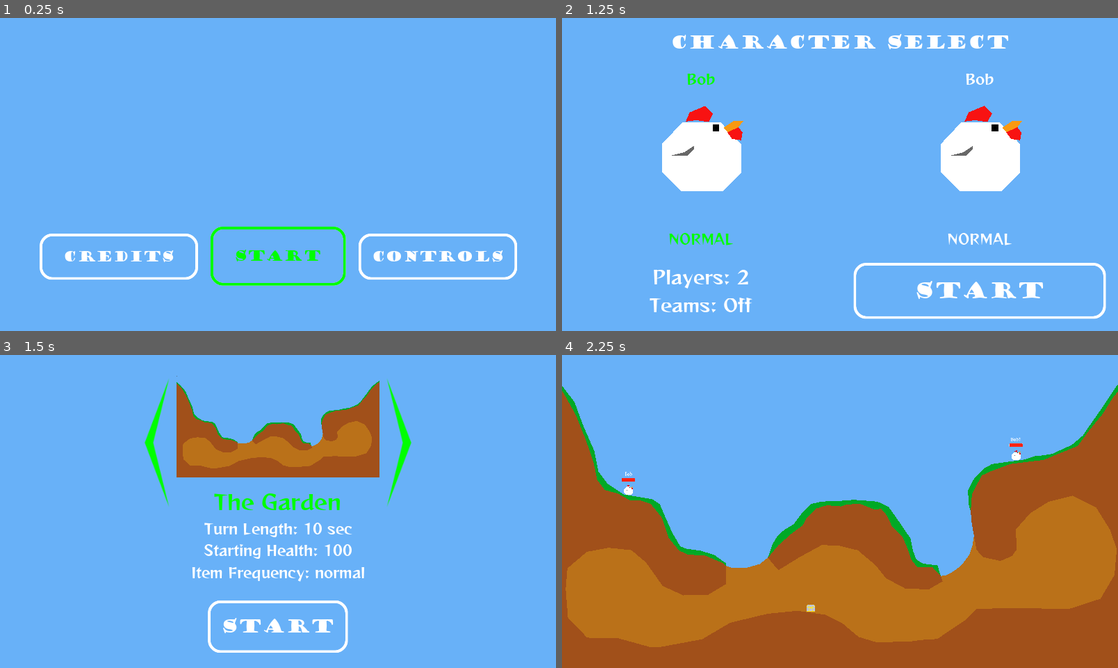
Above: before the commit, frames 1-4 (two rows, left to right).
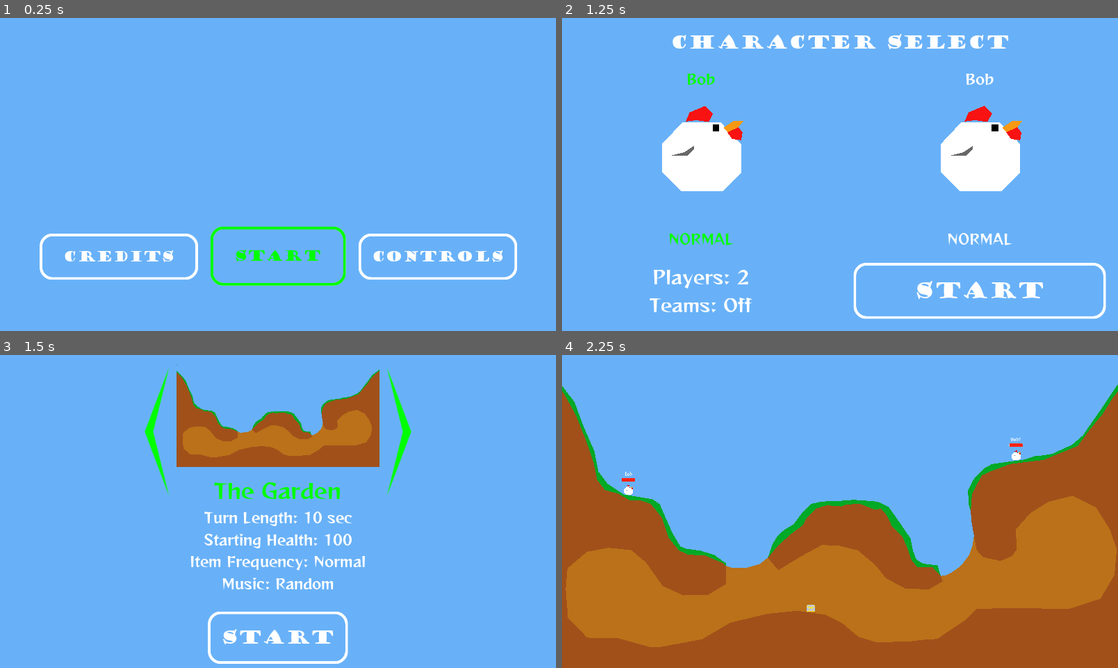
Above: after the commit, the same moments.

Repository: Athakaspen/NotWorms
Game: Godot game, scene res://MainScenes/MainMenu.tscn
The game is run twice, just before and just after one commit, with the same random seed, the same clock (stepped at 60 frames per second) and the same inputs.
Inputs:
- Up to frame 1 (0.25 s): no input
- Up to frame 2 (1.25 s): click "Start" at 0.5 s
- Up to frame 3 (1.5 s): click "Start" at 1.25 s
- Up to frame 4 (2.25 s): click "Start" at 2 s

Frames 1-2 are identical in both runs. In frame 3, 11% of the frame differs, in the area x 26-74%, y 3-99%; in frame 4, nothing differs.

Commit message:
added music

Diff:
--- a/MainScenes/MapMenu.tscn
+++ b/MainScenes/MapMenu.tscn
@@ -26,15 +26,15 @@
 alignment = 1
 
 [node name="MapSelect" parent="VBoxContainer" instance=ExtResource( 6 )]
-margin_top = 51.0
-margin_bottom = 560.0
+margin_top = 14.0
+margin_bottom = 523.0
 focus_neighbour_top = NodePath("../StartButton")
 alignment = 1
 
 [node name="TurnLength" type="Label" parent="VBoxContainer"]
-margin_top = 564.0
+margin_top = 527.0
 margin_right = 1920.0
-margin_bottom = 634.0
+margin_bottom = 597.0
 focus_mode = 2
 custom_fonts/font = SubResource( 1 )
 text = "Turn Length"
@@ -46,9 +46,9 @@
 can_loop = false
 
 [node name="Health" type="Label" parent="VBoxContainer"]
-margin_top = 638.0
+margin_top = 601.0
 margin_right = 1920.0
-margin_bottom = 708.0
+margin_bottom = 671.0
 custom_fonts/font = SubResource( 1 )
 text = "Starting Health"
 align = 1
@@ -59,29 +59,41 @@
 can_loop = false
 
 [node name="ChestFreq" type="Label" parent="VBoxContainer"]
-margin_top = 712.0
+margin_top = 675.0
 margin_right = 1920.0
-margin_bottom = 782.0
+margin_bottom = 745.0
 custom_fonts/font = SubResource( 1 )
 text = "Item Frequency"
 align = 1
 script = ExtResource( 2 )
 option_id = "chest_freq"
 default_index = 1
-choice_list = [ "rare", "normal", "max" ]
+choice_list = [ "Rare", "Normal", "Max" ]
 can_loop = false
 
+[node name="Music" type="Label" parent="VBoxContainer"]
+margin_top = 749.0
+margin_right = 1920.0
+margin_bottom = 819.0
+custom_fonts/font = SubResource( 1 )
+text = "Music"
+align = 1
+script = ExtResource( 2 )
+option_id = "music_track"
+default_index = 1
+choice_list = [ "None", "Random", "Ouroboros", "Raving Energy", "Robobozo", "Rollin at 5" ]
+
 [node name="Spacer" type="Control" parent="VBoxContainer"]
-margin_top = 786.0
+margin_top = 823.0
 margin_right = 1920.0
-margin_bottom = 836.0
+margin_bottom = 873.0
 rect_min_size = Vector2( 0, 50 )
 
 [node name="StartButton" type="Button" parent="VBoxContainer"]
 margin_left = 709.0
-margin_top = 840.0
+margin_top = 877.0
 margin_right = 1210.0
-margin_bottom = 1029.0
+margin_bottom = 1066.0
 focus_neighbour_bottom = NodePath("../MapSelect")
 size_flags_horizontal = 4
 theme = ExtResource( 5 )
@@ -92,4 +104,5 @@
 [connection signal="value_changed" from="VBoxContainer/TurnLength" to="." method="_on_TurnLength_value_changed"]
 [connection signal="value_changed" from="VBoxContainer/Health" to="." method="_on_Health_value_changed"]
 [connection signal="value_changed" from="VBoxContainer/ChestFreq" to="." method="_on_ChestFreq_value_changed"]
+[connection signal="value_changed" from="VBoxContainer/Music" to="." method="_on_Music_value_changed"]
 [connection signal="pressed" from="VBoxContainer/StartButton" to="." method="_on_StartButton_pressed"]
--- /dev/null
+++ b/MainScenes/Music.tscn
@@ -0,0 +1,26 @@
+[gd_scene load_steps=6 format=2]
+
+[ext_resource path="res://Scripts/Menu/Music.gd" type="Script" id=1]
+[ext_resource path="res://SFX/Music/Robobozo.mp3" type="AudioStream" id=2]
+[ext_resource path="res://SFX/Music/Rollin at 5.mp3" type="AudioStream" id=3]
+[ext_resource path="res://SFX/Music/Ouroboros.mp3" type="AudioStream" id=4]
+[ext_resource path="res://SFX/Music/Raving Energy.mp3" type="AudioStream" id=5]
+
+[node name="MusicPlayer" type="Node"]
+script = ExtResource( 1 )
+
+[node name="Robobozo" type="AudioStreamPlayer" parent="."]
+stream = ExtResource( 2 )
+volume_db = -4.0
+
+[node name="Raving Energy" type="AudioStreamPlayer" parent="."]
+stream = ExtResource( 5 )
+volume_db = -3.0
+
+[node name="Ouroboros" type="AudioStreamPlayer" parent="."]
+stream = ExtResource( 4 )
+volume_db = -5.0
+
+[node name="Rollin at 5" type="AudioStreamPlayer" parent="."]
+stream = ExtResource( 3 )
+volume_db = 4.0
--- a/Scripts/Menu/MapMenu.gd
+++ b/Scripts/Menu/MapMenu.gd
@@ -34,3 +34,13 @@
 
 func _on_MapSelect_map_changed(new_path):
 	map_path = new_path
+
+
+func _on_Music_value_changed(new_value):
+	MatchInfo.music_track = new_value
+	# Preview
+	if new_value == "Random":
+		pass
+	else:
+		Music.stop_music()
+		Music.start_music(new_value)
--- /dev/null
+++ b/Scripts/Menu/Music.gd
@@ -0,0 +1,25 @@
+extends Node
+
+
+
+# Called when the node enters the scene tree for the first time.
+func _ready():
+	start_music("Ouroboros")
+
+func start_music(track:String):
+	get_node(track).playing = true
+
+func start_random_music():
+	Utilities.rand_choice(get_children()).playing = true
+
+func stop_music():
+	for node in get_children():
+		node.playing = false
+
+func set_speed(value : float):
+	for node in get_children():
+		node.pitch_scale = value
+
+# Called every frame. 'delta' is the elapsed time since the previous frame.
+#func _process(delta):
+#	pass
--- a/Scripts/Singletons/MatchInfo.gd
+++ b/Scripts/Singletons/MatchInfo.gd
@@ -51,6 +51,8 @@
 # values are "rare", "normal", "max"
 # ACTUALLY, applies to all items
 var chest_freq = "normal"
+#The music track to play
+var music_track : String = "Random"
 
 var starting_inventory = {
 	"bomb": 69,
@@ -96,6 +98,13 @@
 		player_list.append(new_player)
 	kill_count["UNDEFINED"] = 0
 	damage_dealt["UNDEFINED"] = 0
+
+	# Start Music
+	Music.stop_music()
+	if music_track == "Random":
+		Music.start_random_music()
+	else:
+		Music.start_music(music_track)
 
 	# Place players at spawn points
 	# This is gonna get messy
--- a/Scripts/Terrain.gd
+++ b/Scripts/Terrain.gd
@@ -115,7 +115,7 @@
 	var chunk_array = []
 
 	for terrain_obj in get_children():
-		print(terrain_obj)
+#		print(terrain_obj)
 		# Skip items that have been hidden in the editor
 		if not terrain_obj.visible: continue
 
--- a/project.godot
+++ b/project.godot
@@ -59,6 +59,7 @@
 MatchInfo="*res://Scripts/Singletons/MatchInfo.gd"
 Utilities="*res://Scripts/Singletons/Utilities.gd"
 GameData="*res://Scripts/Singletons/GameData.gd"
+Music="*res://MainScenes/Music.tscn"
 
 [display]
 
Not shown, added: SFX/FireworkWhistle.mp3.import
Not shown, added: SFX/FireworkWhistle2.mp3.import
Not shown, added: SFX/Minecraft TNT Explosion - Sound Effect.mp3.import
Not shown, added: SFX/Music/Ouroboros.mp3.import
Not shown, added: SFX/Music/Raving Energy.mp3.import
Not shown, added: SFX/Music/Robobozo.mp3.import
Not shown, added: SFX/Music/Rollin at 5.mp3.import
Not shown, added: SFX/airhown.mp3.import
Not shown, added: SFX/clothBelt.ogg.import
Not shown, added: SFX/footstep_concrete_000.ogg.import
Not shown, added: SFX/footstep_concrete_003.ogg.import
Not shown, added: SFX/footstep_concrete_004.ogg.import
(and 20 more such lines)
